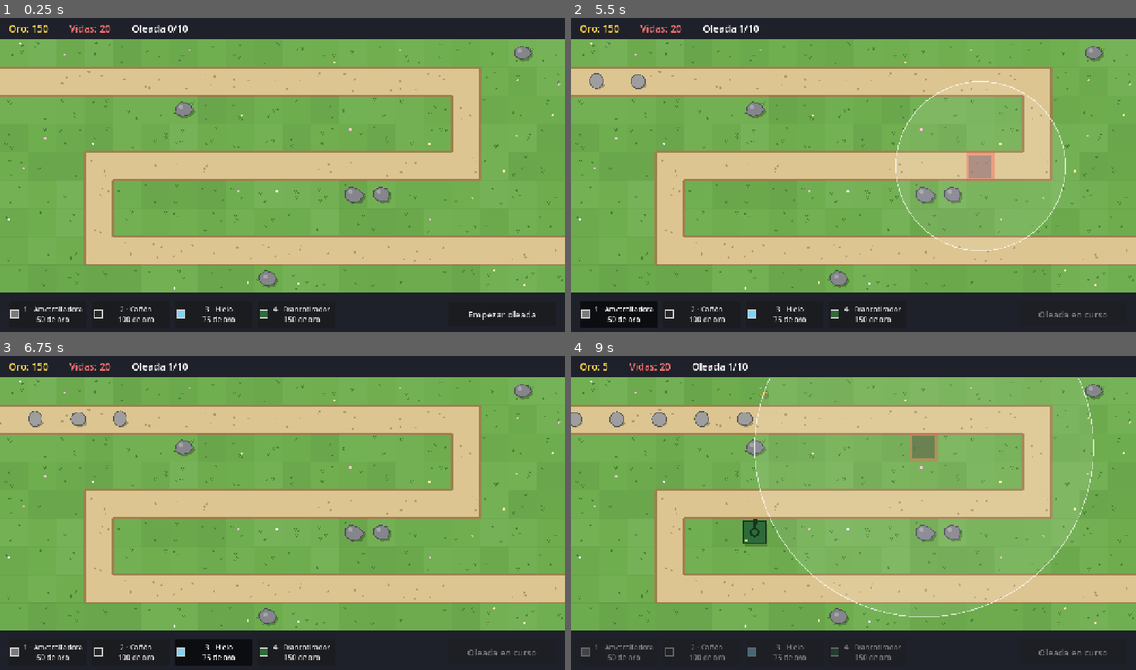
Above: before the commit, frames 1-4 (two rows, left to right).
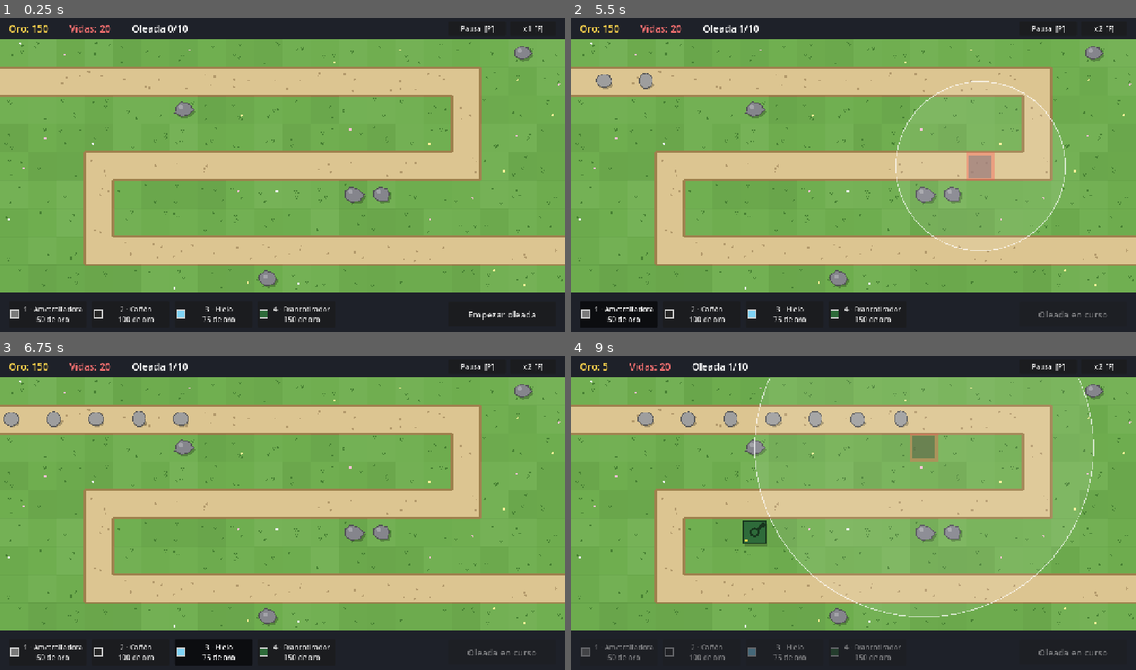
Above: after the commit, the same moments.

Repository: pasaporteN25/MonstersAndCanons
Game: Godot game, scene res://scenes/game/game.tscn
The game is run twice, just before and just after one commit, with the same random seed, the same clock (stepped at 60 frames per second) and the same inputs.
Inputs (mouse positions are in pixels of both pictures, inside the frame that each line leads up to):
- Up to frame 1 (0.25 s): no input
- Up to frame 2 (5.5 s): click (1045, 27) at 0.5 s, where only the run after the commit has a clickable "Pausa [P]"; click (1045, 27) at 1.25 s, where only the run after the commit has a clickable "Seguir [P]"; click (1102, 27) at 2 s, where only the run after the commit has a clickable "x1 [F]"; click (1102, 27) at 2.75 s, where only the run after the commit has a clickable "x2 [F]"; click "Empezar oleada" at 3.5 s; click "1 · Ametralladora 50 de oro" at 4.25 s; tap Enter at 5 s; move the mouse to (977, 162) at 5.02 s; hold U (upgrade) from 5.03 s (still down); hold S (sell) from 5.03 s (still down); click (977, 162) at 5.17 s; tap F (toggle_speed) at 5.3 s
- Up to frame 3 (6.75 s): release U (upgrade) at 5.75 s; release S (sell) at 5.75 s; click "2 · Cañón 100 de oro" at 5.75 s; click "3 · Hielo 75 de oro" at 6.5 s
- Up to frame 4 (9 s): click "4 · Francotirador 150 de oro" at 7.25 s; drag from (740, 531) to (825, 578) at 8.02 s; move the mouse to (910, 443) at 8.77 s; hold U (upgrade) from 8.78 s (still down); hold S (sell) from 8.78 s (still down); click (910, 443) at 8.92 s

The runs differ from the first frame. In frame 1, less than 0.1% of the frame differs, in the area x 81-96%, y 2-5%; in frame 2, 0.4%; in frame 3, 0.9%; in frame 4, 1.4%, in the area x 0-96%, y 2-56%.

Commit message:
T37: pausa y velocidad x2
- Game en modo "siempre" y el mundo en "pausable": la pausa congela
  enemigos, torres, oleadas, cuenta atrás y efectos, pero no la interfaz
- en pausa no se construye, pero sí se mejora y vende (RF-104)
- velocidad x2 con Engine.time_scale; vuelve a x1 al terminar,
  reintentar o salir (_exit_tree) (RF-105)
- HUD: botones Pausa/Seguir [P] y x1/x2 [F], cartel PAUSA
- tests/test_pause_speed.gd (7)

Co-Authored-By: Claude Opus 5.5 <noreply@anthropic.com>

Diff:
--- a/scenes/game/build_controller.gd
+++ b/scenes/game/build_controller.gd
@@ -78,9 +78,10 @@
 	return _occupied.get(cell)
 
 
-## Casilla libre, sin torre, con oro suficiente, y la partida no terminó.
+## Casilla libre, sin torre, con oro suficiente, la partida no terminó y no está en pausa (RF-104).
 func can_build(tower: TowerData, cell: Vector2i) -> bool:
 	return not _session.is_over() \
+		and not get_tree().paused \
 		and _level.is_buildable(cell) \
 		and not is_occupied(cell) \
 		and _session.can_afford(tower.levels[0].cost)
--- a/scenes/game/game.gd
+++ b/scenes/game/game.gd
@@ -9,6 +9,11 @@
 ## Sacudida de pantalla al perder vidas (RF-128).
 const SHAKE_DURATION: float = 0.25
 const SHAKE_STRENGTH_PX: float = 4.0
+## RF-105: velocidad rápida.
+const FAST_SPEED: float = 2.0
+
+signal pause_changed(paused: bool)
+signal speed_changed(speed: float)
 
 @export var level_data: LevelData
 @export var balance: BalanceConfig
@@ -35,6 +40,12 @@
 	add_child(level)
 	move_child(level, 0)  # primero en la lista = se dibuja debajo de todo
 
+	# RF-104: la partida (y la interfaz, que hereda) sigue funcionando en pausa;
+	# el "mundo" se congela.
+	process_mode = Node.PROCESS_MODE_ALWAYS
+	for node: Node in _world_nodes():
+		node.process_mode = Node.PROCESS_MODE_PAUSABLE
+
 	spawner.setup(level, enemies, balance)
 	spawner.enemy_spawned.connect(_on_enemy_spawned)
 	spawner.wave_finished.connect(session.complete_wave)
@@ -61,6 +72,11 @@
 	session.countdown_finished.connect(start_next_wave)
 	session.state_changed.connect(_on_state_changed)
 	end_screen.retry_pressed.connect(restart)
+
+	hud.pause_pressed.connect(toggle_pause)
+	hud.speed_pressed.connect(toggle_speed)
+	pause_changed.connect(hud.show_paused)
+	speed_changed.connect(hud.show_speed)
 
 	session.start(level_data, balance)
 
@@ -77,9 +93,58 @@
 		position = Vector2(randf_range(-1.0, 1.0), randf_range(-1.0, 1.0)) * strength
 
 
+## Al salir de la partida (reintentar, cerrar, o un test que la borra) nunca debe
+## quedar el juego en pausa ni acelerado (RF-105, plan §6.7).
+func _exit_tree() -> void:
+	_reset_time()
+
+
 func _unhandled_input(event: InputEvent) -> void:
 	if event.is_action_pressed("start_wave"):
 		start_next_wave()
+	elif event.is_action_pressed("pause"):
+		toggle_pause()
+	elif event.is_action_pressed("toggle_speed"):
+		toggle_speed()
+
+
+# --- Pausa y velocidad (RF-104, RF-105) ---
+
+func is_paused() -> bool:
+	return get_tree().paused
+
+
+func set_paused(paused: bool) -> void:
+	if session.is_over() and paused:
+		return  # con la partida terminada no hay nada que pausar
+	get_tree().paused = paused
+	if paused:
+		build_controller.cancel()  # en pausa no se construye
+	pause_changed.emit(paused)
+
+
+func toggle_pause() -> void:
+	set_paused(not is_paused())
+
+
+func set_speed(speed: float) -> void:
+	Engine.time_scale = speed
+	speed_changed.emit(speed)
+
+
+func toggle_speed() -> void:
+	set_speed(1.0 if Engine.time_scale > 1.0 else FAST_SPEED)
+
+
+func _reset_time() -> void:
+	Engine.time_scale = 1.0
+	if is_inside_tree():
+		get_tree().paused = false
+
+
+## Las partes del mundo que se congelan en pausa y al terminar la partida.
+func _world_nodes() -> Array[Node]:
+	return [level, tower_container, enemies, projectiles, effects, spawner, session]
 
 
 ## RF-32 y RF-34: la oleada empieza con el botón, con Espacio o al terminar la cuenta atrás.
@@ -92,6 +157,7 @@
 
 ## RF-92: reinicia el nivel desde cero recargando la escena.
 func restart() -> void:
+	_reset_time()
 	get_tree().reload_current_scene()
 
 
@@ -152,6 +218,7 @@
 		node.process_mode = Node.PROCESS_MODE_DISABLED
 	build_controller.cancel()
 	build_controller.deselect_placed()
+	set_speed(1.0)
 	if state == LevelSession.State.WON:
 		end_screen.show_victory(session.lives)
 	else:
--- a/scenes/game/hud.gd
+++ b/scenes/game/hud.gd
@@ -6,6 +6,9 @@
 signal start_wave_pressed
 ## Se pulsó el botón de la torre número `index` (0 = la primera).
 signal tower_button_pressed(index: int)
+## RF-103: botones de pausa y velocidad.
+signal pause_pressed
+signal speed_pressed
 
 const TOWER_BUTTON_SIZE := Vector2(176, 60)
 
@@ -24,10 +27,28 @@
 @onready var _wave_banner: Label = %WaveBanner
 ## Panel de la torre seleccionada (RF-70). Game lo conecta con BuildController.
 @onready var tower_panel: TowerPanel = %TowerPanel
+@onready var _pause_button: Button = %PauseButton
+@onready var _speed_button: Button = %SpeedButton
+@onready var _pause_label: Label = %PauseLabel
 
 
 func _ready() -> void:
 	_start_wave_button.pressed.connect(start_wave_pressed.emit)
+	_pause_button.pressed.connect(pause_pressed.emit)
+	_speed_button.pressed.connect(speed_pressed.emit)
+	show_paused(false)
+	show_speed(1.0)
+
+
+## RF-104: texto del botón y cartel "PAUSA".
+func show_paused(paused: bool) -> void:
+	_pause_button.text = "Seguir  [P]" if paused else "Pausa  [P]"
+	_pause_label.visible = paused
+
+
+## RF-105: el botón muestra la velocidad actual.
+func show_speed(speed: float) -> void:
+	_speed_button.text = "x%d  [F]" % roundi(speed)
 
 
 ## Game le pasa la sesión para que el HUD se mantenga actualizado.
--- a/scenes/game/hud.tscn
+++ b/scenes/game/hud.tscn
@@ -84,3 +84,36 @@
 
 [node name="TowerPanel" parent="." instance=ExtResource("2_panel")]
 unique_name_in_owner = true
+
+[node name="PauseButton" type="Button" parent="TopBar"]
+unique_name_in_owner = true
+offset_left = 1016.0
+offset_top = 8.0
+offset_right = 1146.0
+offset_bottom = 40.0
+focus_mode = 0
+text = "Pausa  [P]"
+
+[node name="SpeedButton" type="Button" parent="TopBar"]
+unique_name_in_owner = true
+offset_left = 1156.0
+offset_top = 8.0
+offset_right = 1260.0
+offset_bottom = 40.0
+focus_mode = 0
+text = "x1  [F]"
+
+[node name="PauseLabel" type="Label" parent="."]
+unique_name_in_owner = true
+visible = false
+offset_top = 260.0
+offset_right = 1280.0
+offset_bottom = 360.0
+mouse_filter = 2
+theme_override_colors/font_color = Color(1, 1, 1, 1)
+theme_override_colors/font_outline_color = Color(0.1, 0.1, 0.12, 1)
+theme_override_constants/outline_size = 12
+theme_override_font_sizes/font_size = 72
+text = "PAUSA"
+horizontal_alignment = 1
+vertical_alignment = 1
--- /dev/null
+++ b/tests/test_pause_speed.gd
@@ -0,0 +1,92 @@
+# Tests de pausa y velocidad x2 (T37, RF-103 a RF-105).
+# Cuidado: GUT también corre dentro del árbol de Godot. Cada test quita la pausa
+# ANTES de esperar frames, y after_each lo garantiza aunque un test falle.
+extends GutTest
+
+const GAME_SCENE: PackedScene = preload("res://scenes/game/game.tscn")
+
+var game: Game
+
+
+func before_each() -> void:
+	game = GAME_SCENE.instantiate()
+	add_child_autofree(game)
+
+
+func after_each() -> void:
+	get_tree().paused = false
+	Engine.time_scale = 1.0
+
+
+# --- Pausa (RF-104) ---
+
+func test_pause_freezes_the_world_but_not_the_interface() -> void:
+	game.set_paused(true)
+	var world_frozen: bool = not game.enemies.can_process() and not game.session.can_process() \
+		and not game.spawner.can_process() and not game.effects.can_process()
+	var ui_alive: bool = game.hud.can_process() and game.build_controller.can_process()
+	var label_visible: bool = (game.hud.get_node("%PauseLabel") as Label).visible
+	game.set_paused(false)
+	assert_true(world_frozen, "enemigos, cuenta atrás, oleadas y efectos quietos")
+	assert_true(ui_alive, "el HUD y la selección siguen funcionando")
+	assert_true(label_visible, "cartel PAUSA")
+
+
+func test_cannot_build_while_paused_but_can_upgrade_and_sell() -> void:
+	var basic: TowerData = game.tower_types[0]
+	game.build_controller.try_build(basic, Vector2i(0, 0))
+	var tower: Tower = game.build_controller.tower_at(Vector2i(0, 0))
+	game.set_paused(true)
+	var built: bool = game.build_controller.try_build(basic, Vector2i(1, 0))
+	var upgraded: bool = game.build_controller.try_upgrade(tower)
+	var refund: int = game.build_controller.sell(tower)
+	game.set_paused(false)
+	assert_false(built, "no se construye en pausa")
+	assert_true(upgraded, "sí se mejora en pausa")
+	assert_gt(refund, 0, "sí se vende en pausa")
+
+
+func test_toggle_pause_twice_resumes() -> void:
+	game.toggle_pause()
+	var paused: bool = game.is_paused()
+	game.toggle_pause()
+	assert_true(paused)
+	assert_false(game.is_paused())
+	assert_eq((game.hud.get_node("%PauseButton") as Button).text, "Pausa  [P]")
+
+
+func test_cannot_pause_after_game_over() -> void:
+	game.session.lose_lives(100)
+	game.set_paused(true)
+	var paused: bool = game.is_paused()
+	game.set_paused(false)
+	assert_false(paused)
+
+
+# --- Velocidad (RF-105) ---
+
+func test_toggle_speed() -> void:
+	game.toggle_speed()
+	assert_eq(Engine.time_scale, 2.0)
+	assert_eq((game.hud.get_node("%SpeedButton") as Button).text, "x2  [F]")
+	game.toggle_speed()
+	assert_eq(Engine.time_scale, 1.0)
+	assert_eq((game.hud.get_node("%SpeedButton") as Button).text, "x1  [F]")
+
+
+func test_game_over_returns_to_normal_speed() -> void:
+	game.set_speed(2.0)
+	game.session.lose_lives(100)
+	assert_eq(Engine.time_scale, 1.0)
+
+
+func test_leaving_the_game_resets_pause_and_speed() -> void:
+	game.set_speed(2.0)
+	game.set_paused(true)
+	remove_child(game)  # dispara _exit_tree, como al reintentar o salir
+	var speed: float = Engine.time_scale
+	var paused: bool = get_tree().paused
+	get_tree().paused = false
+	add_child(game)  # lo devolvemos para que add_child_autofree lo borre
+	assert_eq(speed, 1.0)
+	assert_false(paused)
Not shown, changed: specs/01-spec.md
Not shown, changed: specs/03-tareas.md
